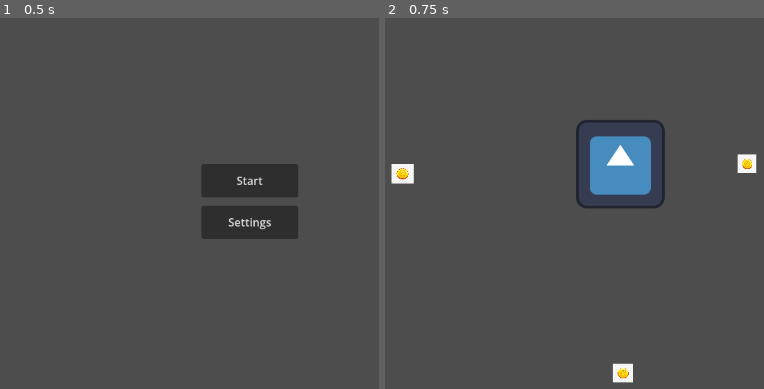
Above: before the commit, frames 1-2 (left to right).
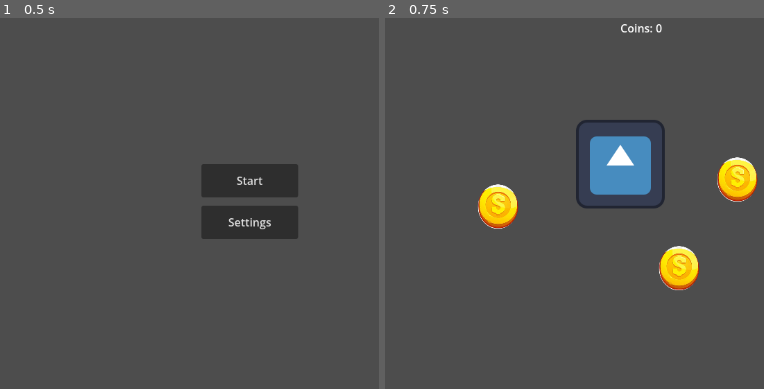
Above: after the commit, the same moments.

Repository: Buhgalter08/Cool-game-by-cool-team
Game: Godot game, scene res://Starting.tscn
Same seed, same stepped clock (60 frames per second), same inputs: the game is played once before the commit and once after it. The engine's default icon, where the game draws it, is replaced by a stand-in: a white triangle on a blue panel in a dark square.
Inputs:
- Up to frame 1 (0.5 s): no input
- Up to frame 2 (0.75 s): click "Start" at 0.5 s

Frame 1 is identical in both runs. In frame 2, 3.9% of the frame differs, in the area x 1-99%, y 1-99%.

Commit message:
Add files via upload

Diff:
--- /dev/null
+++ b/starting/coin.tscn
@@ -0,0 +1,15 @@
+[gd_scene format=3 uid="uid://cuyqex6iscp17"]
+
+[ext_resource type="Texture2D" uid="uid://cgsfnviqplgio" path="res://coin.png" id="1_d5gmh"]
+
+[sub_resource type="CircleShape2D" id="CircleShape2D_0t63x"]
+radius = 31.016125
+
+[node name="Coin" type="Area2D" unique_id=1991725958]
+
+[node name="CollisionShape2D" type="CollisionShape2D" parent="." unique_id=1300860092]
+shape = SubResource("CircleShape2D_0t63x")
+
+[node name="Coin2" type="Sprite2D" parent="." unique_id=1110893723]
+scale = Vector2(0.3, 0.3)
+texture = ExtResource("1_d5gmh")
--- a/starting/game.gd
+++ b/starting/game.gd
@@ -1,5 +1,5 @@
 extends Node2D
-
+var coinsCount=0;
 
 # Called when the node enters the scene tree for the first time.
 func _ready() -> void:
@@ -12,6 +12,8 @@
 
 func _input(event: InputEvent) -> void:
 	#print(event)
+	#if($Icon.position==$Coin.position):
+		#$Coin.visible = false
 	if event is InputEventKey:
 		if event.pressed:
 			if event.keycode==65:
@@ -25,3 +27,12 @@
 		if event.pressed:
 			if event.keycode==83:
 				$Icon.position.y+=10
+
+func _on_area_entered(area: Area2D) -> void:
+	area.queue_free()
+
+
+func _on_area_2d_area_entered(area: Area2D) -> void:
+	coinsCount+=1;
+	area.queue_free()
+	$Label.text="Coins:"+str(coinsCount);
--- a/starting/game.tscn
+++ b/starting/game.tscn
@@ -2,26 +2,38 @@
 
 [ext_resource type="Texture2D" uid="uid://chscydxymb3ej" path="res://icon.svg" id="1_80nbo"]
 [ext_resource type="Script" uid="uid://cy2kvwuxdaxdo" path="res://game.gd" id="1_e2o6t"]
-[ext_resource type="Texture2D" uid="uid://b8r01p2gni4ui" path="res://pngtree-glossy-golden-coin-icon-png-image_2898883.jpg" id="3_feb5d"]
+[ext_resource type="PackedScene" uid="uid://cuyqex6iscp17" path="res://coin.tscn" id="3_feb5d"]
+
+[sub_resource type="RectangleShape2D" id="RectangleShape2D_fc0e3"]
+size = Vector2(123, 122)
 
 [node name="Game" type="Node2D" unique_id=998812490]
 script = ExtResource("1_e2o6t")
+
+[node name="Coin3" parent="." unique_id=1242027097 instance=ExtResource("3_feb5d")]
+position = Vector2(371, 284)
 
 [node name="Icon" type="Sprite2D" parent="." unique_id=100314829]
 position = Vector2(547, 221)
 texture = ExtResource("1_80nbo")
 
-[node name="PngtreeGlossyGoldenCoinIconPngImage2898883" type="Sprite2D" parent="." unique_id=936469264]
-position = Vector2(730, 221)
-scale = Vector2(0.07499986, 0.07499999)
-texture = ExtResource("3_feb5d")
+[node name="Area2D" type="Area2D" parent="Icon" unique_id=460565457]
 
-[node name="PngtreeGlossyGoldenCoinIconPngImage2898884" type="Sprite2D" parent="." unique_id=2126017306]
-position = Vector2(551, 523)
-scale = Vector2(0.08055568, 0.07500002)
-texture = ExtResource("3_feb5d")
+[node name="CollisionShape2D" type="CollisionShape2D" parent="Icon/Area2D" unique_id=2030560423]
+position = Vector2(-0.5, -1)
+shape = SubResource("RectangleShape2D_fc0e3")
 
-[node name="PngtreeGlossyGoldenCoinIconPngImage2898884" type="Sprite2D" parent="PngtreeGlossyGoldenCoinIconPngImage2898884" unique_id=898487949]
-position = Vector2(-3947.5806, -3839.999)
-scale = Vector2(1.1034452, 1.0555553)
-texture = ExtResource("3_feb5d")
+[node name="Coin2" parent="." unique_id=1991725958 instance=ExtResource("3_feb5d")]
+position = Vector2(716, 245)
+
+[node name="Coin4" parent="." unique_id=145955297 instance=ExtResource("3_feb5d")]
+position = Vector2(632, 373)
+
+[node name="Label" type="Label" parent="." unique_id=637454592]
+offset_left = 547.0
+offset_top = 13.0
+offset_right = 608.0
+offset_bottom = 36.0
+text = "Coins: 0"
+
+[connection signal="area_entered" from="Icon/Area2D" to="." method="_on_area_2d_area_entered"]
Binary file added: starting/coin.jpg
Not shown, added: starting/coin.jpg.import
Binary file added: starting/coin.png
Not shown, added: starting/coin.png.import
